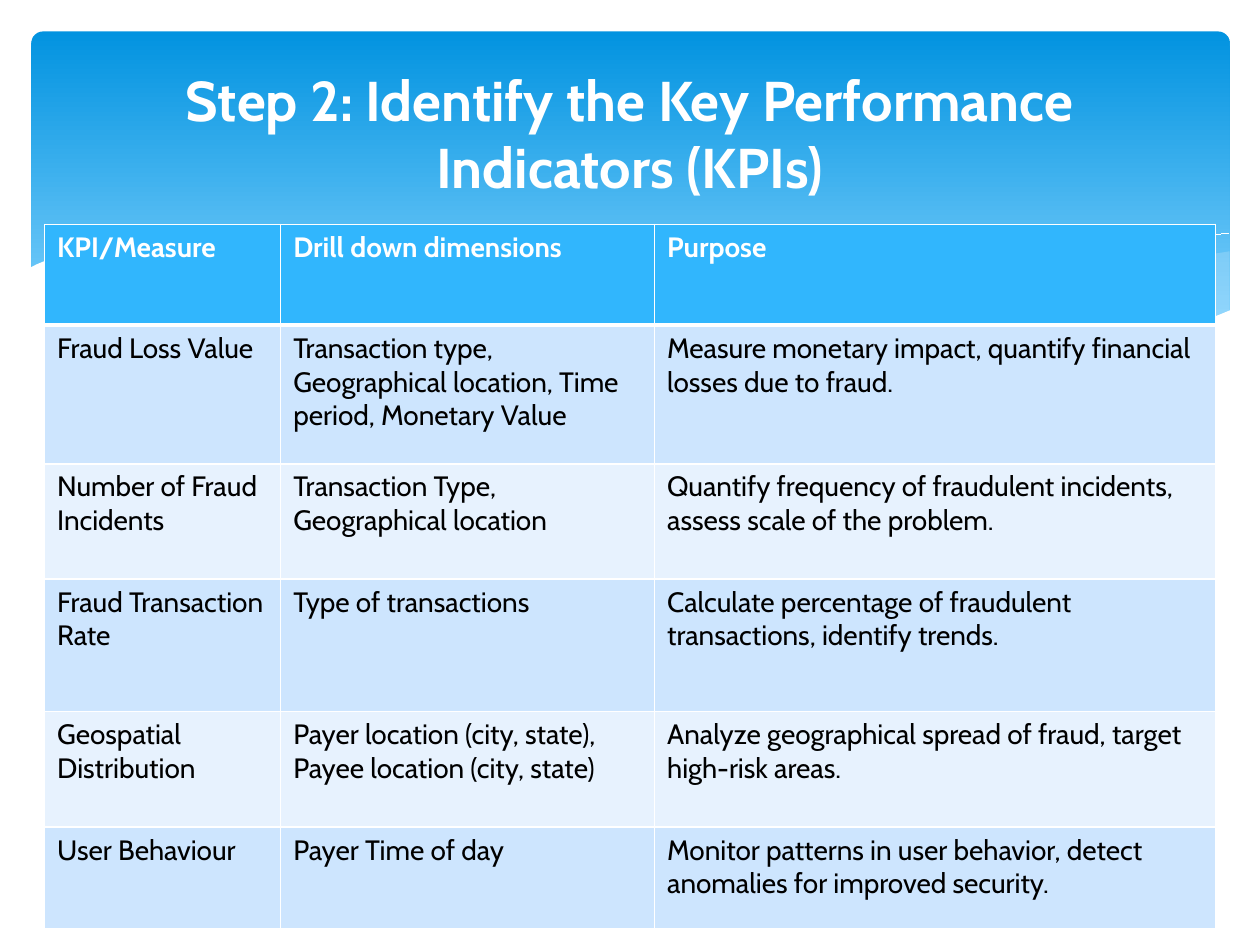
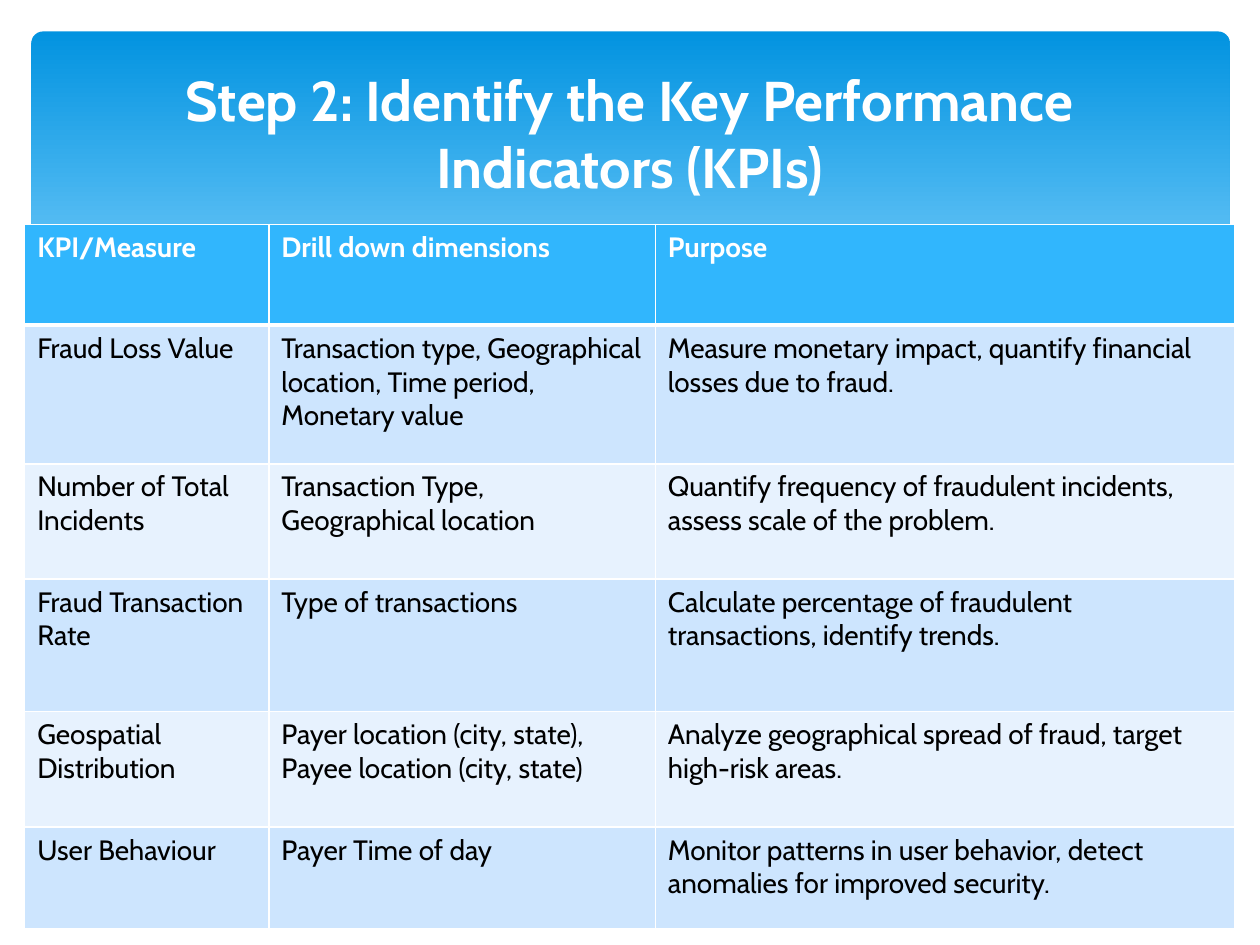
Before and after one commit to sshah1982/Tableau_Dashboards, a slide deck: slide 21 of Credit Card Fraud Analytics Dashboard/presentation/Credit_Card_Fraud_Analytics.pptx. Drawn at 1260x945 pixels with LibreOffice and Linux fonts; fonts in the diff are those of the drawing. Boxes give left, top, right and bottom in pixels: in the first picture for what was removed or moved away, otherwise in the second. Text is boxed around its words. In the diff, an @@ line names an element or a change of style, - is before the commit and + after.

```diff
--- a/Credit Card Fraud Analytics Dashboard/presentation/Credit_Card_Fraud_Analytics.pptx
+++ b/Credit Card Fraud Analytics Dashboard/presentation/Credit_Card_Fraud_Analytics.pptx
@@ table at [25, 224, 1236, 929] @@
-row 2, column 2: Transaction type, Geographical location, Time period, Monetary Value
+row 2, column 2: Transaction type, Geographical location, Time period, Monetary value
-row 3, column 1: Number of Fraud Incidents
+row 3, column 1: Number of Total Incidents
@@ table: place and size @@
-table at [44, 224, 1215, 929]
+table at [25, 224, 1236, 929]
```
Also in this commit, not shown: 6 other slides changed.
